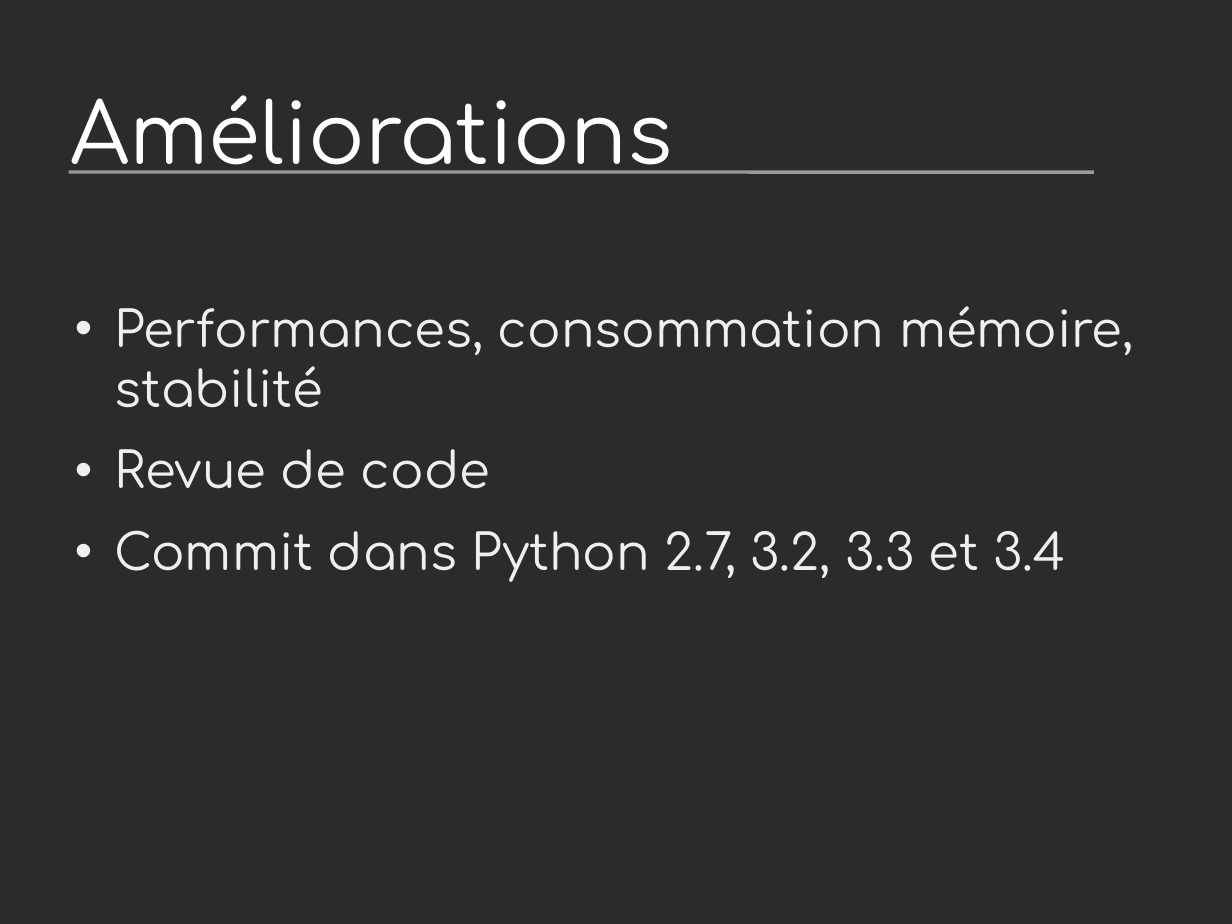
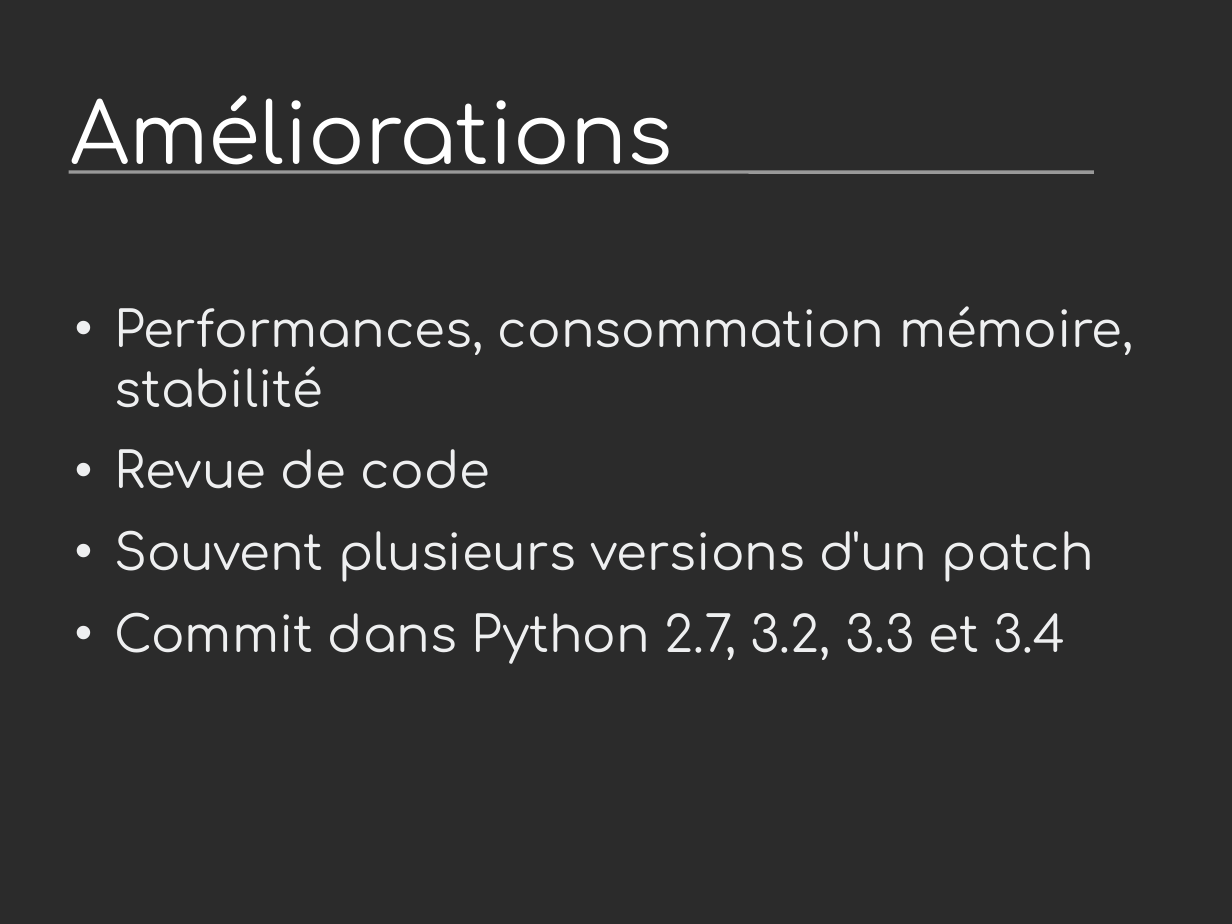
Before and after one commit to vstinner/talks, a slide deck: slide 11 of 2012-PyconFR-Paris/devprocess/process_dev_cpython.odp. Drawn at 1232x924 pixels with LibreOffice and Linux fonts; fonts in the diff are those of the drawing; background and template pictures are left out; a plain dark background stands for a picture behind light text. Boxes give left, top, right and bottom in pixels: in the first picture for what was removed or moved away, otherwise in the second. Text is boxed around its words. In the diff, an @@ line names an element or a change of style, - is before the commit and + after.

```diff
--- a/2012-PyconFR-Paris/devprocess/process_dev_cpython.odp
+++ b/2012-PyconFR-Paris/devprocess/process_dev_cpython.odp
@@ text at (114,530,1094,582): paragraph added @@
+• Souvent plusieurs versions d'un patch
```
Also in this commit, not shown: 9 other slides changed, 2 other files.
